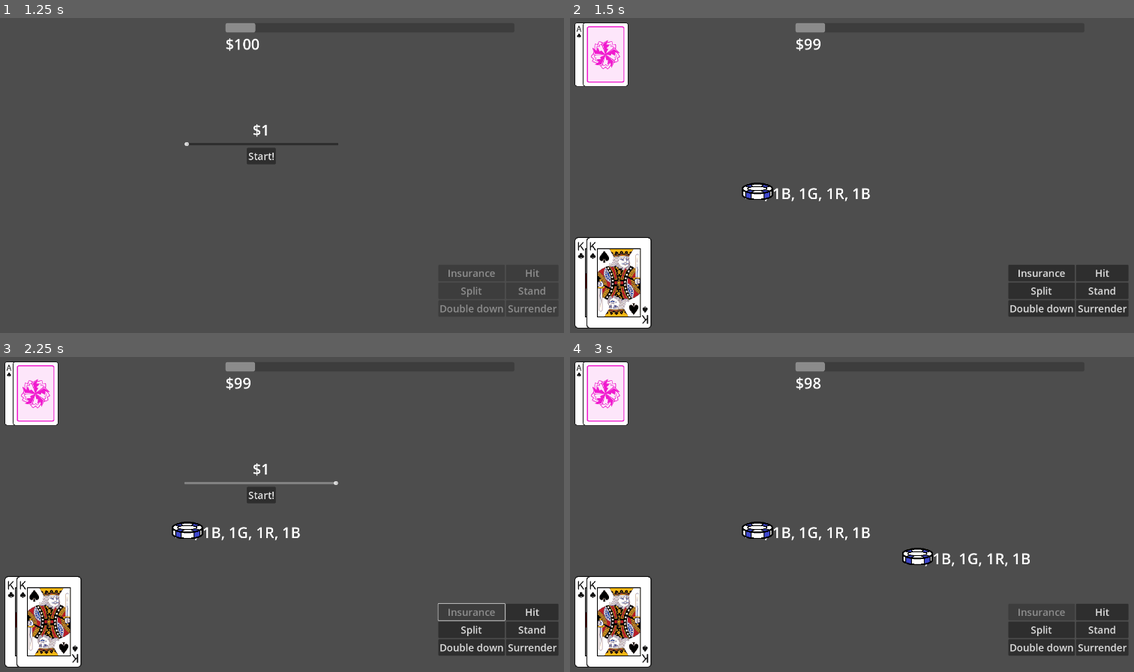
Above: before the commit, frames 1-4 (two rows, left to right).
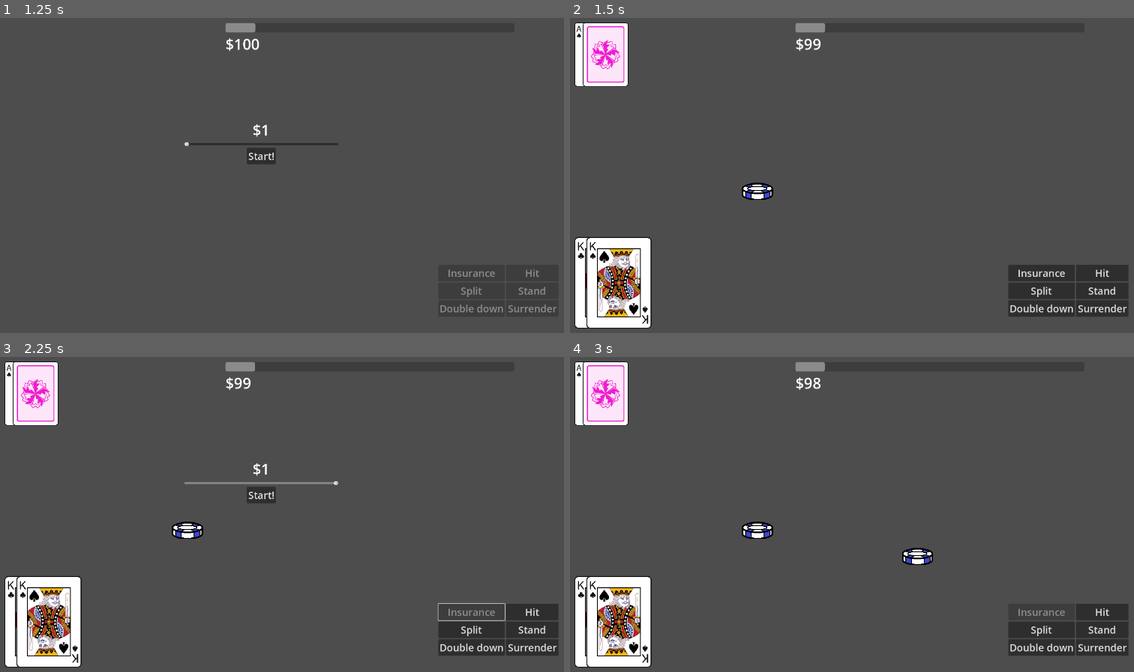
Above: after the commit, the same moments.

Repository: Tofutush/blackjack-with-sky
Game: Godot game, scene res://scenes/Start/Start.tscn
Two runs of this game, one before a commit and one after it. Both use one fixed random seed, a clock stepped at 60 frames per second and the inputs below.
Inputs:
- Up to frame 1 (1.25 s): click "Start" at 0.5 s
- Up to frame 2 (1.5 s): click "Start!" at 1.25 s
- Up to frame 3 (2.25 s): click "Insurance" at 2 s
- Up to frame 4 (3 s): click "Start!" at 2.75 s

Frame 1 is identical in both runs. In frame 2, 0.2% of the frame differs, in the area x 31-54%, y 53-59%; in frame 3, 0.2%; in frame 4, 0.4%, in the area x 31-82%, y 53-67%.

Commit message:
delete cip label

Diff:
--- a/scenes/Chips/chips.tscn
+++ b/scenes/Chips/chips.tscn
@@ -11,12 +11,6 @@
 layout_mode = 3
 anchors_preset = 0
 script = ExtResource("1_ih08h")
-
-[node name="Label" type="Label" parent="."]
-layout_mode = 1
-offset_right = 138.0
-offset_bottom = 23.0
-text = "1W, 1B, 1G, 1R, 1B"
 
 [node name="HBoxContainer" type="HBoxContainer" parent="."]
 layout_mode = 0
